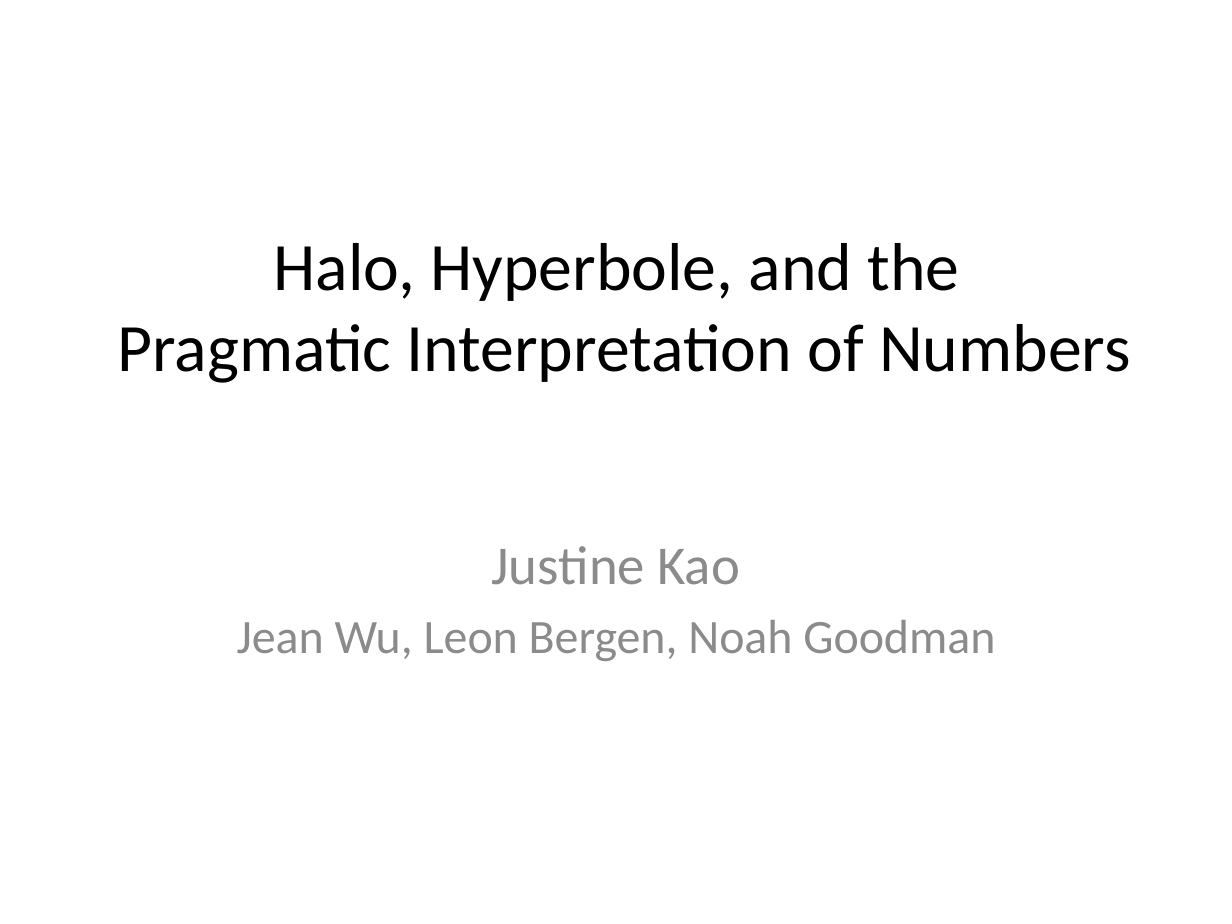
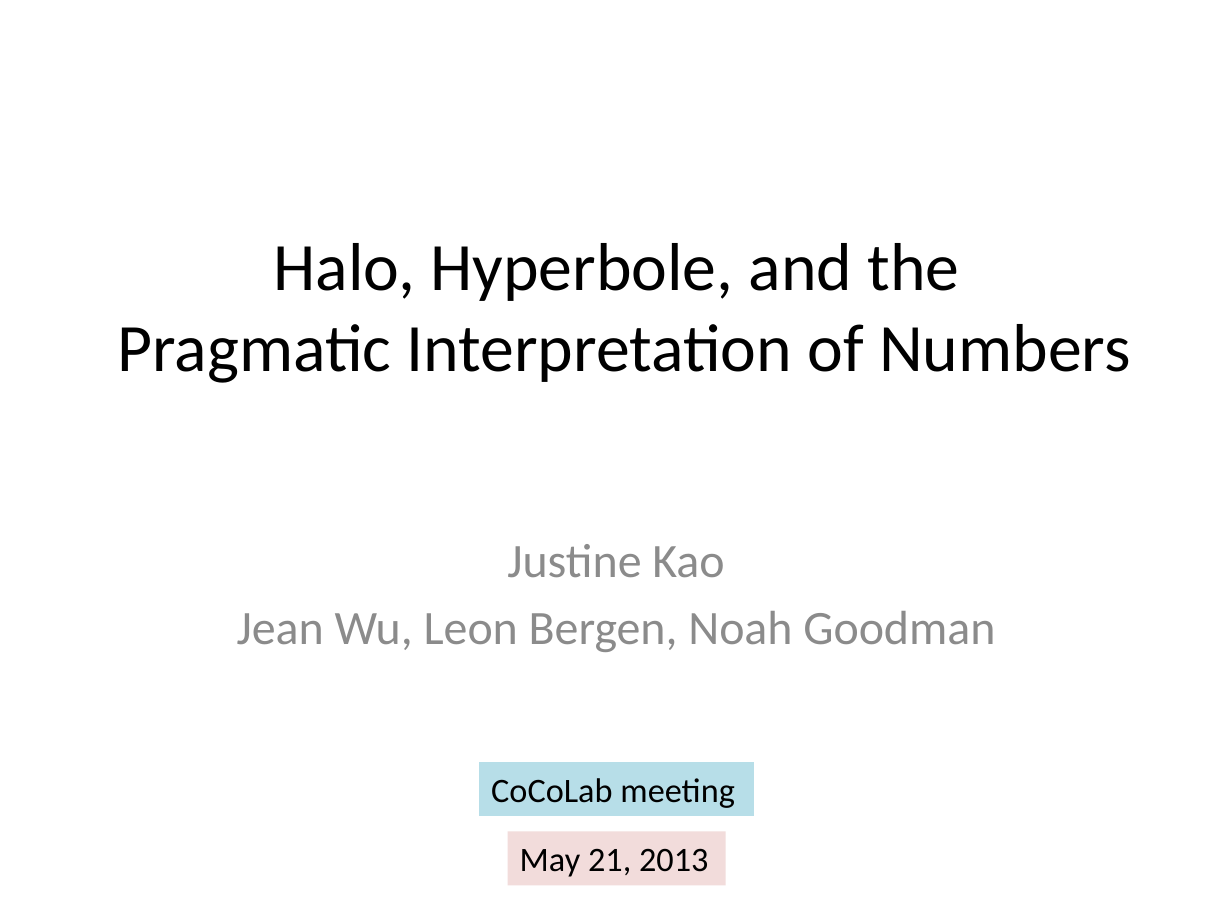
Before and after one commit to jeaneis/hyperbole, a slide deck: slide 1 of talks/cocolab_meeting_05212013/cocolab_meeting_05212013.pptx. Drawn at 1232x924 pixels with LibreOffice and Linux fonts; fonts in the diff are those of the drawing. Boxes give left, top, right and bottom in pixels: in the first picture for what was removed or moved away, otherwise in the second. Text is boxed around its words. In the diff, an @@ line names an element or a change of style, - is before the commit and + after.

Commit message:
slides for lab meeting talk

```diff
--- a/talks/cocolab_meeting_05212013/cocolab_meeting_05212013.pptx
+++ b/talks/cocolab_meeting_05212013/cocolab_meeting_05212013.pptx
@@ subtitle at [507,544,724,577]: size 32 to 28 pt in "Justine Kao" @@
@@ rectangle added at [479,763,754,817], fill #B7DEE8, 20 pt, text #000000 @@
+CoCoLab meeting
@@ rectangle added at [508,832,726,886], fill #F2DCDB, 20 pt, text #000000 @@
+May 21, 2013
```
Also in this commit, not shown: 3 other slides changed, 27 slides added, 21 other files.
